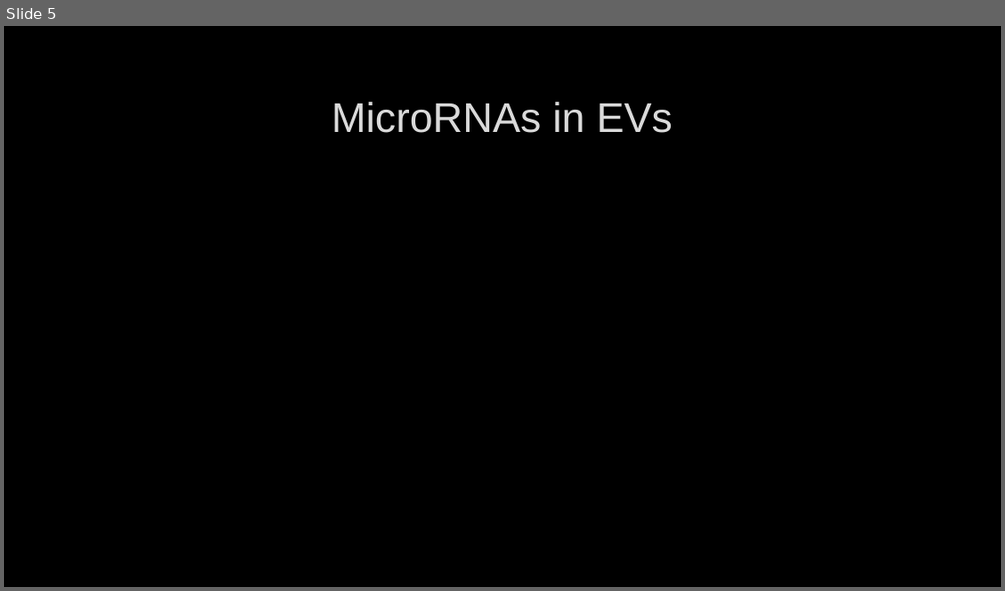
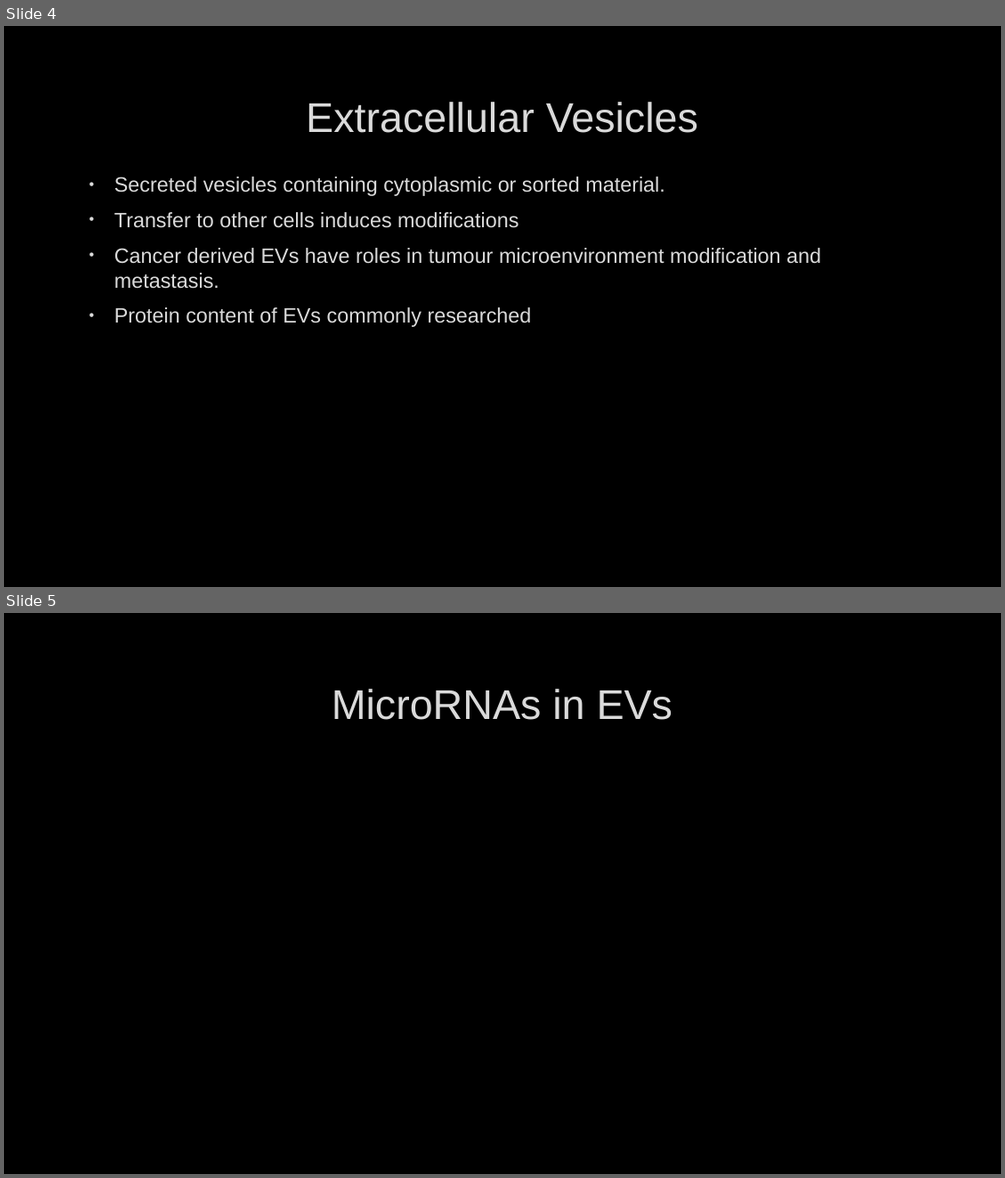
Before and after one commit to HarleyRobinson/Honours2, a slide deck: BackgroundInfo/CollCombBiol.pptx. Shown one above the other, each under a label of ours: slide 5 before the commit, slides 4 and 5 after it. The pictures are 1005x591 and 1005x1178 pixels, drawn with LibreOffice and Linux fonts; fonts in the diff are those of the drawing; background and template pictures are left out. Boxes give left, top, right and bottom in pixels: in the first picture for what was removed or moved away, otherwise in the second. Text is boxed around its words. In the diff, an @@ line names an element or a change of style, - is before the commit and + after.

```diff
--- a/BackgroundInfo/CollCombBiol.pptx
+++ b/BackgroundInfo/CollCombBiol.pptx
@@ slide 4 added at bbox=[4, 26, 1001, 587], background picture (left out) @@
@@ title added at bbox=[306, 102, 698, 133], 40 pt, text #DADADA @@
+Extracellular Vesicles
@@ text added at bbox=[114, 176, 821, 327], 20 pt, text #DADADA @@
+• Secreted vesicles containing cytoplasmic or sorted material.
+• Transfer to other cells induces modifications
+• Cancer derived EVs have roles in tumour microenvironment modification and metastasis.
+• Protein content of EVs commonly researched
```
Also in this commit, not shown: 2 slides changed, 1 other slide added, 2 slides removed, 2 other files.
